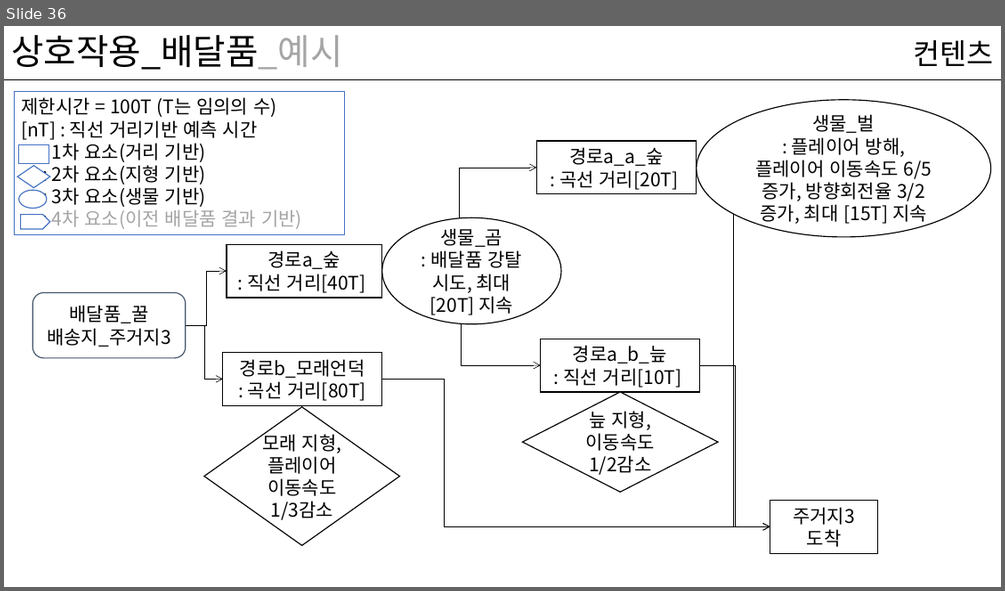
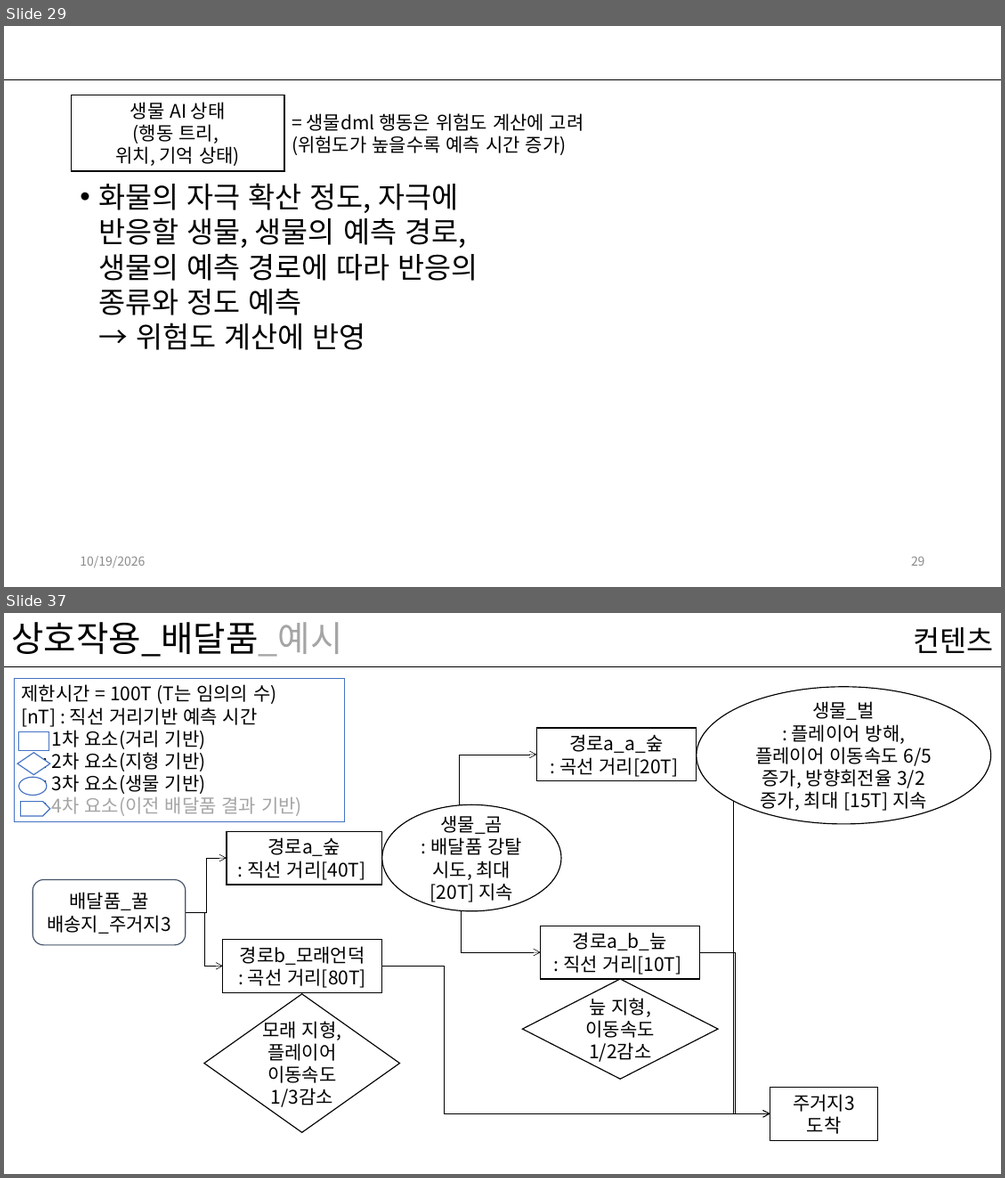
Before and after one commit to kwakyerin/2026_Graduation_Project, a slide deck: documents/HyunahKwon/design/designing/for_teammates/배트와 달트_기획.pptx. Shown one above the other, each under a label of ours: slide 36 before the commit, slides 29 and 37 after it; the slides between them are not shown. The pictures are 1005x591 and 1005x1178 pixels, drawn with LibreOffice and Linux fonts; fonts in the diff are those of the drawing. Boxes give left, top, right and bottom in pixels: in the first picture for what was removed or moved away, otherwise in the second. Text is boxed around its words. In the diff, an @@ line names an element or a change of style, - is before the commit and + after.

Commit message:
경로AI 찾는 법 세부작성
시각화 예정-> 이후 가능하다면 임시 데이터를 넣은 예시 작성 예정

```diff
--- a/documents/HyunahKwon/design/designing/for_teammates/배트와 달트_기획.pptx
+++ b/documents/HyunahKwon/design/designing/for_teammates/배트와 달트_기획.pptx
@@ slide 29 added at (4,26,1001,587), background #FFFFFF; not listed: 1 template element that a slide beside it also shows @@
@@ rectangle added at (72,95,284,171), fill #FFFFFF, outline #000000 1 pt, 18 pt, text #000000 @@
+생물 AI 상태
+(행동 트리,
+위치, 기억 상태)
@@ text added at (291,113,584,155), 18 pt, text #000000 @@
+= 생물dml 행동은 위험도 계산에 고려
+(위험도가 높을수록 예측 시간 증가)
@@ text added at (98,183,478,350), 28 pt, text #000000 @@
+• 화물의 자극 확산 정도, 자극에 반응할 생물, 생물의 예측 경로, 생물의 예측 경로에 따라 반응의 종류와 정도 예측
+  → 위험도 계산에 반영
@@ text added at (80,556,145,568), 12 pt, text #8C8C8C @@
+10/19/2026
@@ page number added at (911,556,925,565), 12 pt, text #8C8C8C @@
+29
@@ what was slide 36 is now slide 37 @@
```
Also in this commit, not shown: 51 slides changed, 1 other slide added, 1 slide removed, 2 other files.
